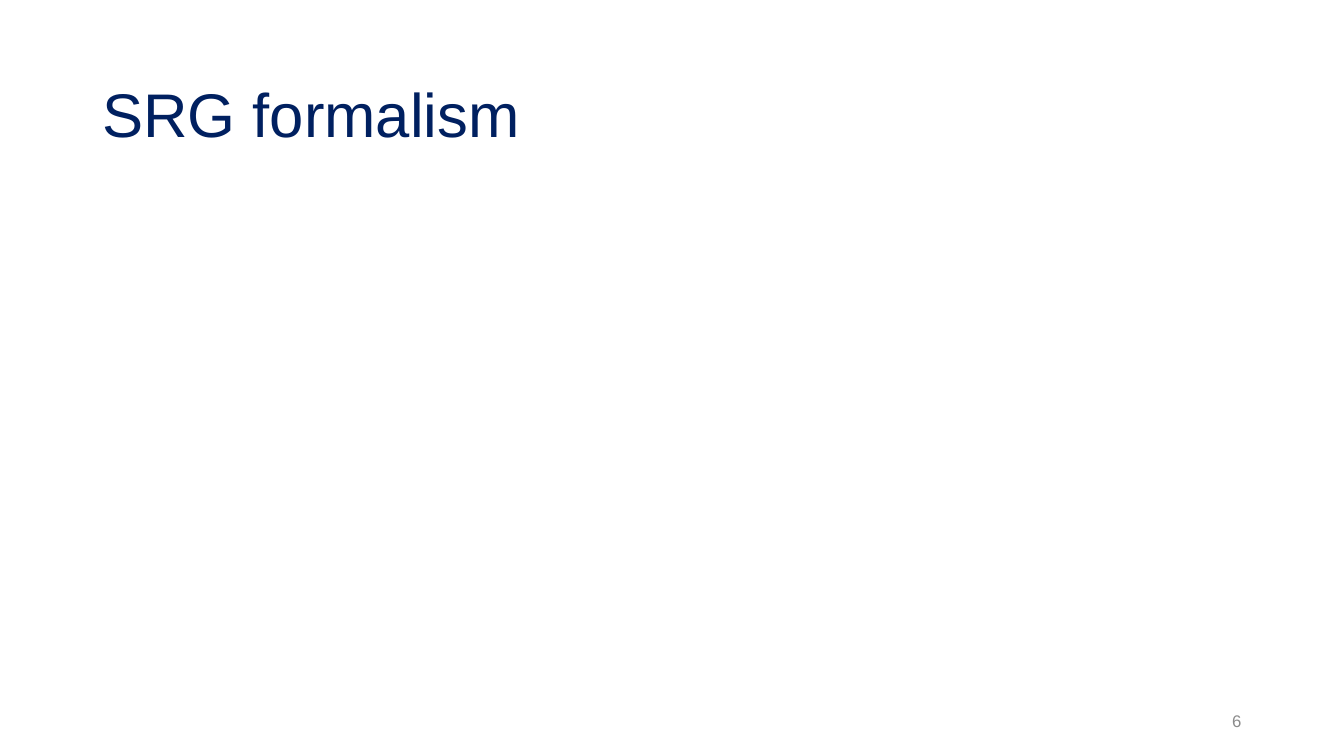
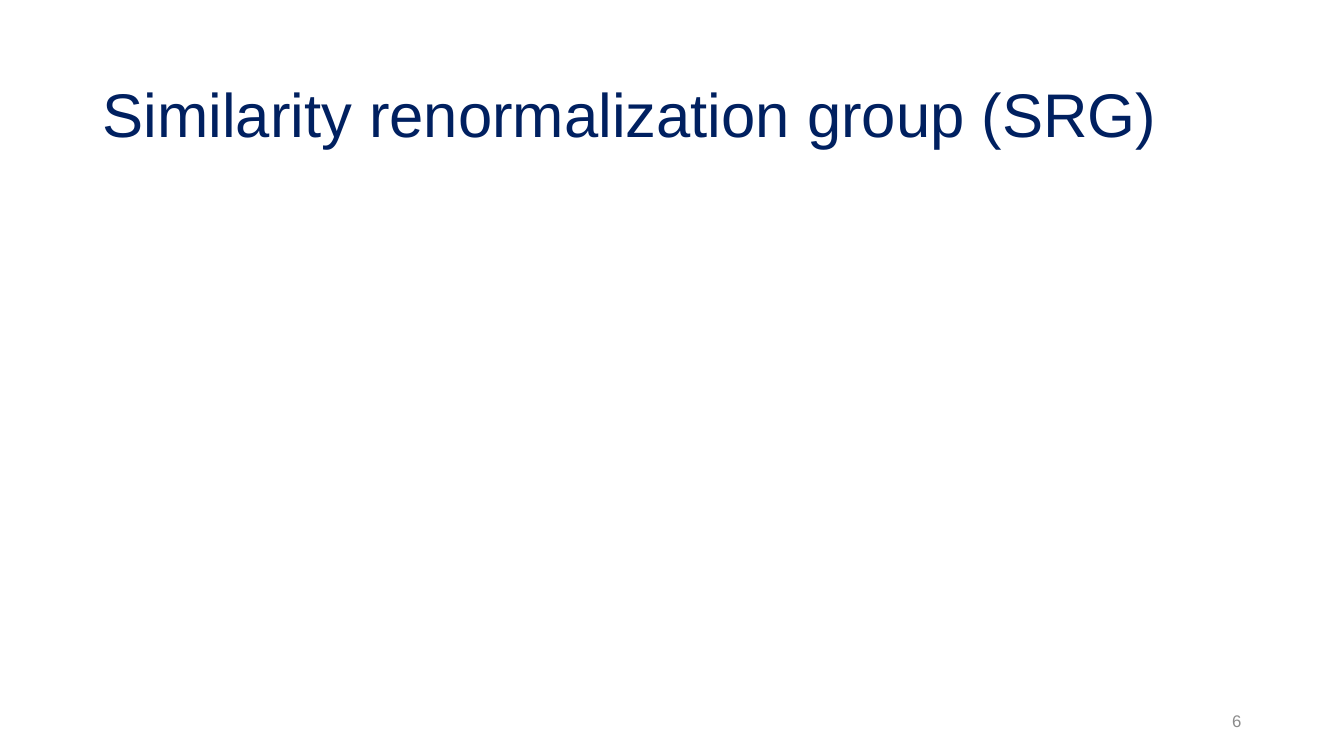
Before and after one commit to tropiano4/tropiano-srg, a slide deck: slide 6 of Presentations/DNP_October2020/tropiano_dnp_october2020.pptx. Drawn at 1344x756 pixels with LibreOffice and Linux fonts; fonts in the diff are those of the drawing; grey boxes stand for pictures. Boxes give left, top, right and bottom in pixels: in the first picture for what was removed or moved away, otherwise in the second. Text is boxed around its words. In the diff, an @@ line names an element or a change of style, - is before the commit and + after.

Commit message:
Updating DNP 2020 talk

```diff
--- a/Presentations/DNP_October2020/tropiano_dnp_october2020.pptx
+++ b/Presentations/DNP_October2020/tropiano_dnp_october2020.pptx
@@ title at box(102, 92, 1156, 149): text changed @@
-SRG formalism
+Similarity renormalization group (SRG)
```
Also in this commit, not shown: 6 other slides changed, 1 other file.
